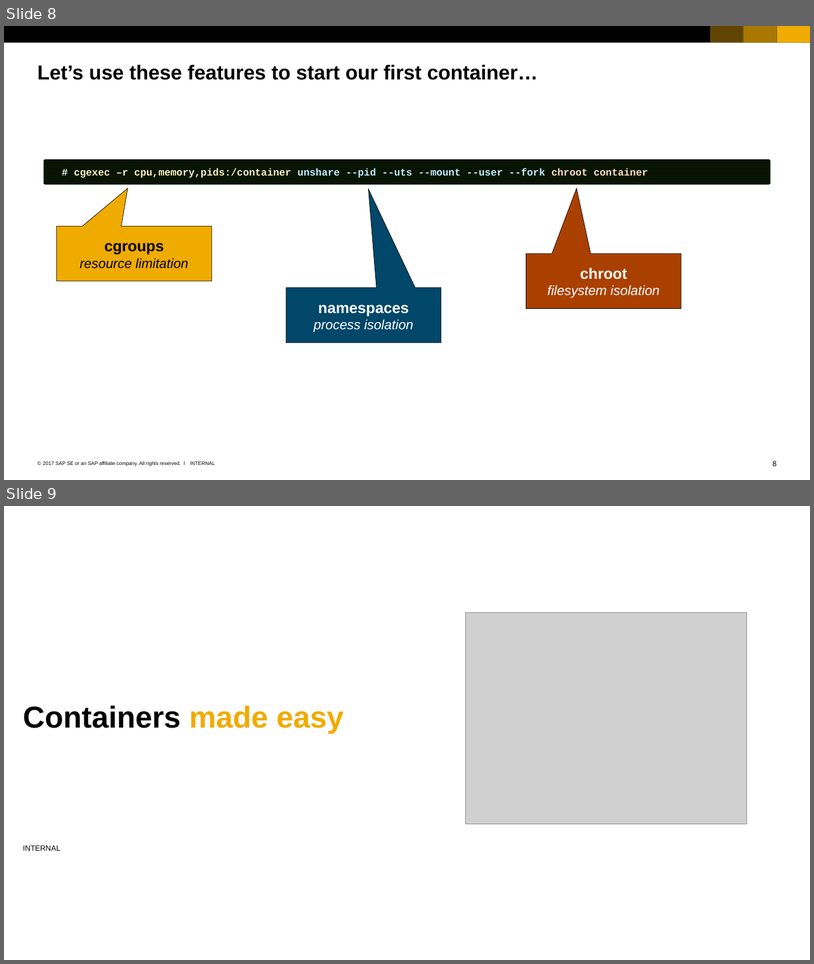
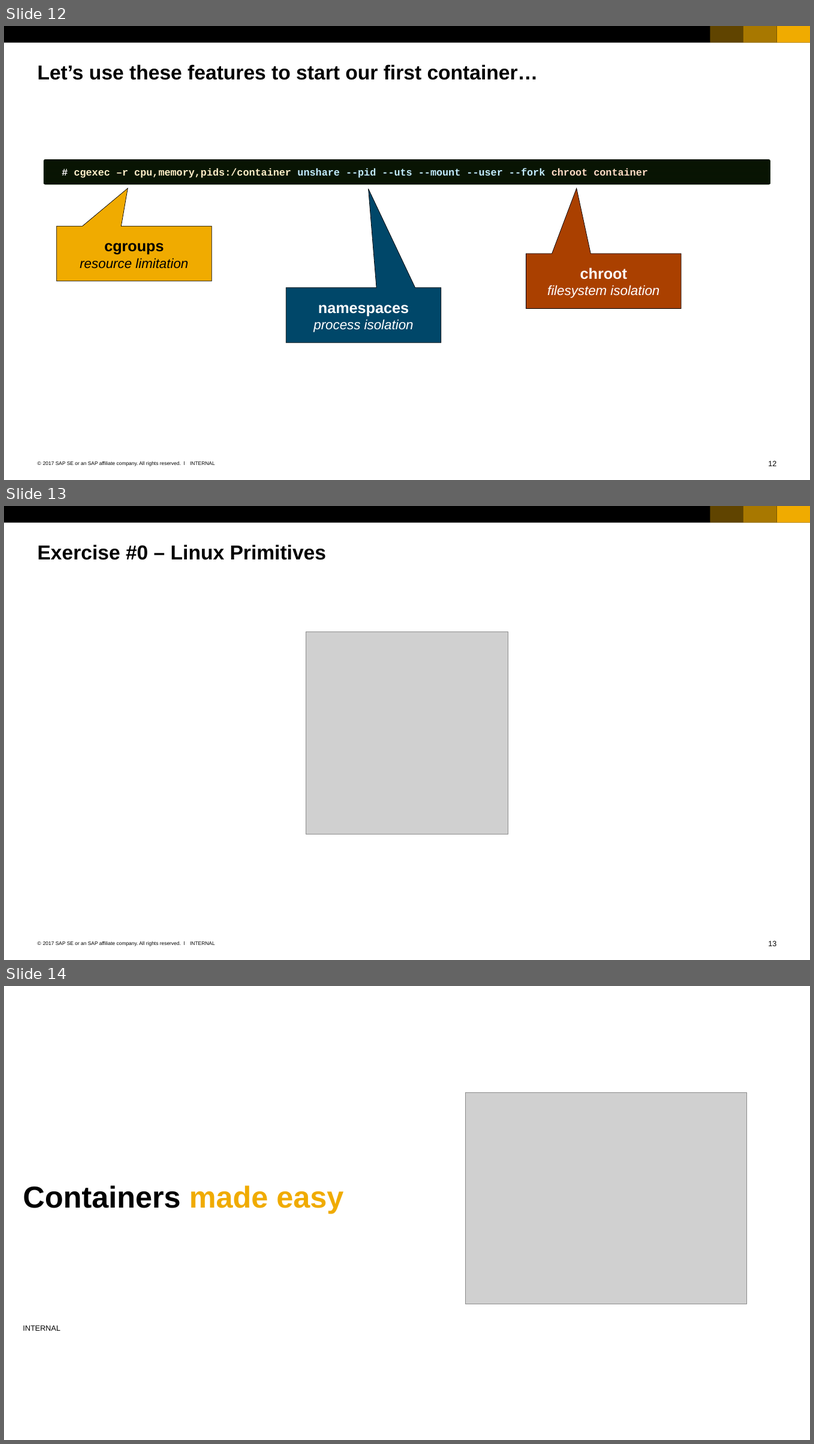
Before and after one commit to cuijiyao01/docker-k8s-training, a slide deck: docker/02_Members_of_docker_universe.pptx. Shown one above the other, each under a label of ours: slides 8 and 9 before the commit, slides 12, 13 and 14 after it. The pictures are 814x964 and 814x1444 pixels, drawn with LibreOffice and Linux fonts; fonts in the diff are those of the drawing; grey boxes stand for pictures; background and template pictures are left out. Boxes give left, top, right and bottom in pixels: in the first picture for what was removed or moved away, otherwise in the second. Text is boxed around its words. In the diff, an @@ line names an element or a change of style, - is before the commit and + after.

Commit message:
added demo & exercise markers

```diff
--- a/docker/02_Members_of_docker_universe.pptx
+++ b/docker/02_Members_of_docker_universe.pptx
@@ slide 13 added at [4,506,810,960], background #FFFFFF; not listed: 7 template elements that a slide beside it also shows @@
@@ title added at [38,544,326,560], 24 pt, text #000000, bold @@
+Exercise #0 – Linux Primitives
@@ picture added at [306,632,508,834] @@
@@ what was slide 8 is now slide 12 @@
@@ page number at [768,460,777,466]: text changed @@
-8
+12
@@ what was slide 9 is now slide 14 @@
```
Also in this commit, not shown: 5 other slides added.
